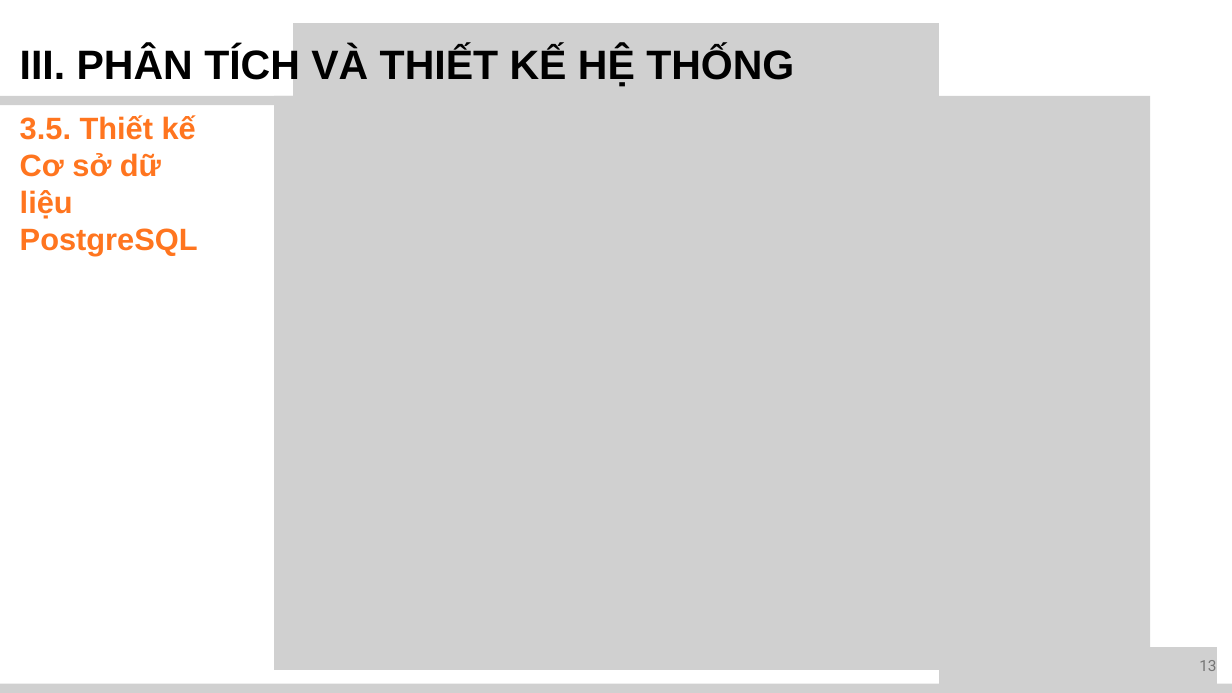
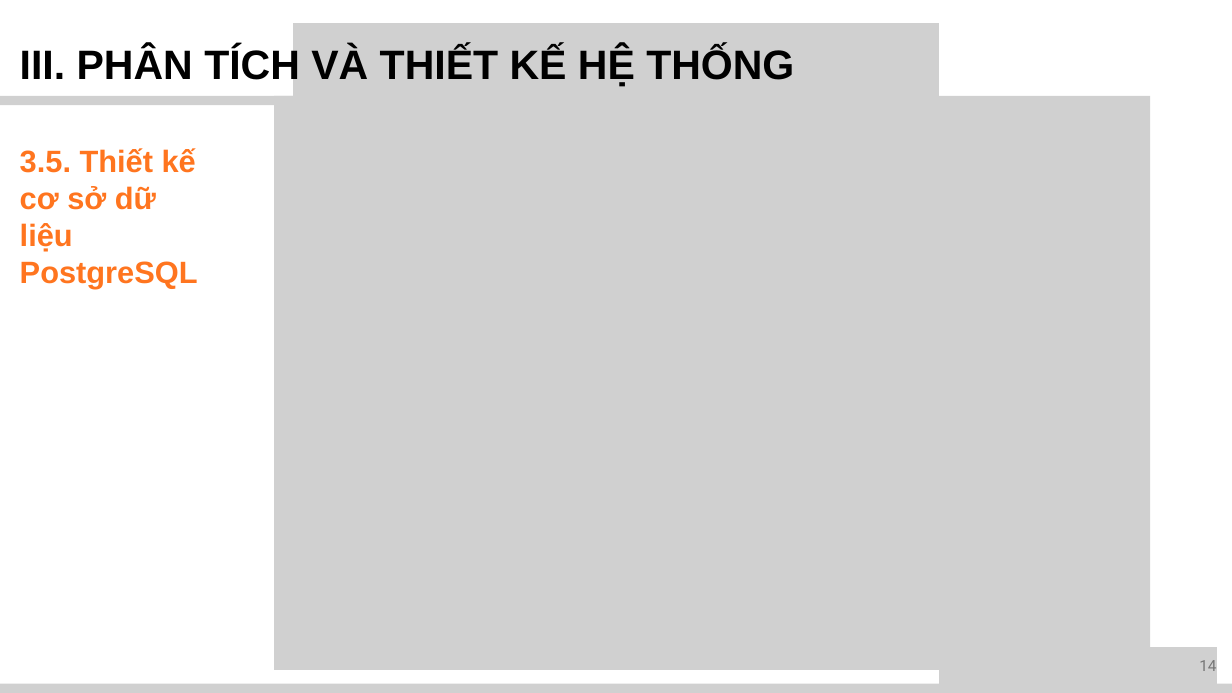
Before and after one commit to huuluan186/KLTN, a slide deck: slide 16 of docs/110122016_PhamHuuLuan_TN_Slide.pptx. Drawn at 1232x693 pixels with LibreOffice and Linux fonts; fonts in the diff are those of the drawing; grey boxes stand for pictures. Boxes give left, top, right and bottom in pixels: in the first picture for what was removed or moved away, otherwise in the second. Text is boxed around its words. In the diff, an @@ line names an element or a change of style, - is before the commit and + after.

```diff
--- a/docs/110122016_PhamHuuLuan_TN_Slide.pptx
+++ b/docs/110122016_PhamHuuLuan_TN_Slide.pptx
@@ text at (20, 148, 198, 289): text changed @@
-3.5. Thiết kế Cơ sở dữ liệu PostgreSQL
+3.5. Thiết kế cơ sở dữ liệu PostgreSQL
@@ text at (1199, 660, 1216, 671): text changed @@
-13
+14
```
Also in this commit, not shown: 25 other slides changed, 2 slides added.
